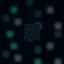
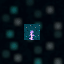
Layers edited between the first and the second (64, 64) image:
added group "Calibrated sensor" with 4 layers above "Cooldown Sensors" over [24, 24, 40, 40]
added group "16x vanilla" with 3 layers in group "Calibrated sensor" over [24, 24, 40, 40]
added layer "calibrated_sculk_sensor_top.png" in group "16x vanilla" over [24, 24, 40, 40]
added layer "calibrated_sculk_sensor_input_side.png" in group "16x vanilla" over [24, 32, 40, 40]
added layer "calibrated_sculk_sensor_amethyst.png" in group "16x vanilla" over [28, 28, 35, 40]
